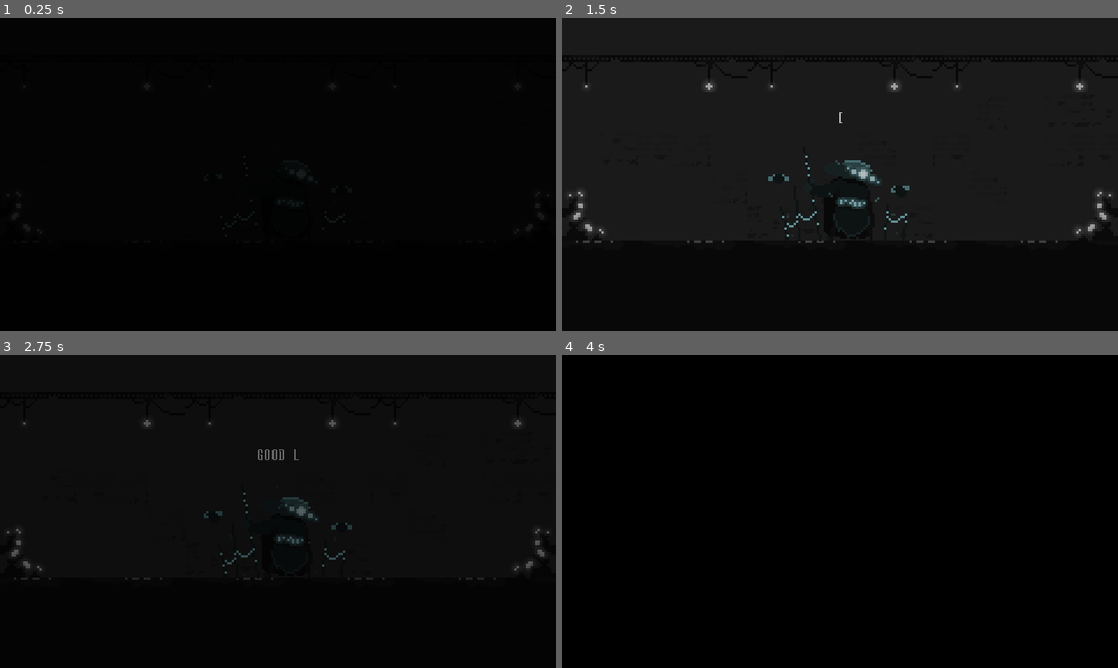
Above: before the commit, frames 1-4 (two rows, left to right).
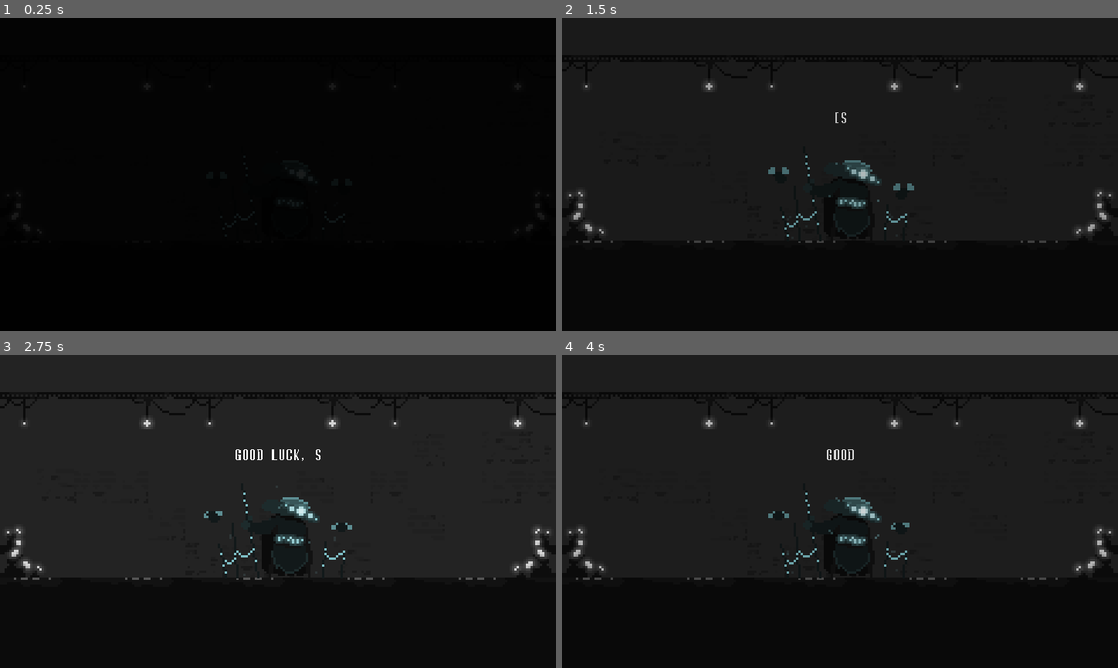
Above: after the commit, the same moments.

Repository: furmonenko/glitch-samurai-ihrovary2024
Game: Godot game, scene res://cutscenes/intuduction.tscn
Two runs of this game, one before a commit and one after it. Both use one fixed random seed, a clock stepped at 60 frames per second and the inputs below. This scene is started directly instead of the project's main scene.
Inputs:
- Up to frame 1 (0.25 s): no input
- Up to frame 2 (1.5 s): tap Space (jump) at 0.6, 0.77, 1.07, 1.35 s
- Up to frame 3 (2.75 s): tap Space (jump) at 1.52, 1.82, 2.1 s
- Up to frame 4 (4 s): tap Space (jump) at 2.85, 3.02, 3.32, 3.6, 3.77 s

The runs differ from the first frame. In frame 2, 0.2% of the frame differs, in the area x 37-64%, y 30-64%; in frame 3, 2.8%; in frame 4, 66%, in the area x 0-100%, y 0-72%.

Commit message:
introduction update

Diff:
--- a/cutscenes/intuduction.gd
+++ b/cutscenes/intuduction.gd
@@ -22,6 +22,7 @@
 		how_to_skip_container.visible = false
 		step += 1
 		intro_text.visible_characters = 0
+		audio_stream_player.play()
 		advance_text(step)
 
 
@@ -30,28 +31,34 @@
 
 	match step:
 		0:
-			intro_text.text = "Greetings, my old friend."
+			intro_text.text = "Greetings, my old friend"
 		1:
-			intro_text.text = "I'm glad you made it here so fast."
+			intro_text.text = "I'm glad you made it here so fast"
 		2:
-			intro_text.text = "Now you need to make your way to the surface."
+			intro_text.text = "Now you need to make your way to the surface"
 		3:
-			intro_text.text = "Be careful and remember what I teach you."
+			intro_text.text = "Be careful and remember what I teach you"
 		4:
 			intro_text.text = "[SPACE] - jump, [ARROWS] - move, [F] - attack, [G] - change form"
 		5:
-			intro_text.text = "Good luck, Samurai."
+			intro_text.text = "Good luck, Samurai"
 			animation_player.play("fade_in")
 func _on_text_timer_timeout():
 	if intro_text.visible_characters < intro_text.text.length():
 		intro_text.visible_characters += 1
-		audio_stream_player.play()
+	elif step == 5:
+		how_to_skip_container.visible = false
+		how_to_skip_container.process_mode = Node.PROCESS_MODE_DISABLED
+		text_timer.stop()
+		audio_stream_player.stop()
 	else:
 		how_to_skip_container.visible = true
 		text_timer.stop()
+		audio_stream_player.stop()
 
 func faded_out():
 	advance_text(0)
+	audio_stream_player.play()
 
 func faded_in():
 	pass
--- a/cutscenes/intuduction.tscn
+++ b/cutscenes/intuduction.tscn
@@ -5,7 +5,7 @@
 [ext_resource type="Texture2D" uid="uid://bhyuh07gpfnjf" path="res://assets/NPC/Senator/Senator 64x41.png" id="2_r6mht"]
 [ext_resource type="LabelSettings" uid="uid://b33p2yrnnwkeq" path="res://cutscenes/intuduction.tres" id="4_3ixfk"]
 [ext_resource type="Texture2D" uid="uid://bh8fqx2dxwere" path="res://assets/UI/UI - Words/Words With BG/UI - Words15.png" id="5_1ckbk"]
-[ext_resource type="AudioStream" uid="uid://7aosikuub2he" path="res://assets/sounds/380138__yottasounds__typewriter-single-key-type-1.wav" id="6_qst7u"]
+[ext_resource type="AudioStream" uid="uid://b8vi3bnevfcr3" path="res://assets/sounds/447566__a_guy_1__robot-gibberish.wav" id="6_5tc76"]
 
 [sub_resource type="TileSetAtlasSource" id="TileSetAtlasSource_gtkc3"]
 texture = ExtResource("1_0w8ib")
@@ -443,7 +443,7 @@
 
 [sub_resource type="Animation" id="Animation_hsm4b"]
 resource_name = "fade_in"
-length = 2.0
+length = 4.0
 tracks/0/type = "value"
 tracks/0/imported = false
 tracks/0/enabled = true
@@ -451,7 +451,7 @@
 tracks/0/interp = 1
 tracks/0/loop_wrap = true
 tracks/0/keys = {
-"times": PackedFloat32Array(0.0666667, 1.96667),
+"times": PackedFloat32Array(2.16667, 4),
 "transitions": PackedFloat32Array(1, 1),
 "update": 0,
 "values": [Color(0, 0, 0, 0), Color(0, 0, 0, 1)]
@@ -463,7 +463,7 @@
 tracks/1/interp = 1
 tracks/1/loop_wrap = true
 tracks/1/keys = {
-"times": PackedFloat32Array(2),
+"times": PackedFloat32Array(3.96667),
 "transitions": PackedFloat32Array(1),
 "values": [{
 "args": [],
@@ -498,7 +498,7 @@
 position = Vector2(120, 76)
 sprite_frames = SubResource("SpriteFrames_o2nok")
 autoplay = "default"
-frame_progress = 0.952861
+frame_progress = 0.438586
 
 [node name="AnimationPlayer" type="AnimationPlayer" parent="."]
 libraries = {
@@ -506,7 +506,7 @@
 }
 
 [node name="TextTimer" type="Timer" parent="."]
-wait_time = 0.1
+wait_time = 0.05
 
 [node name="IntroText" type="Label" parent="."]
 layout_mode = 1
@@ -581,8 +581,9 @@
 color = Color(0, 0, 0, 1)
 
 [node name="AudioStreamPlayer" type="AudioStreamPlayer" parent="."]
-stream = ExtResource("6_qst7u")
+stream = ExtResource("6_5tc76")
 volume_db = -30.0
+pitch_scale = 0.5
 bus = &"SFX"
 
 [connection signal="timeout" from="TextTimer" to="." method="_on_text_timer_timeout"]
Not shown, added: assets/sounds/447566__a_guy_1__robot-gibberish.wav.import
Not shown, added: assets/sounds/447566__a_guy_1__robot-gibberish.wav
